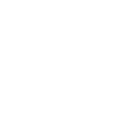
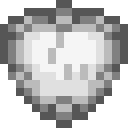
Two versions of the same layered image (128x128). Layer-by-layer changes:
added layer "_shield_binding.png" above "_spider_binding.png" over (0, 0, 128, 128)
added layer "_shield_face" above "_demon_edge.png" over (24, 16, 112, 112)
added layer "_shield_edge.png" above "_squared_edge.png" over (0, 0, 128, 128)
added layer "_shield_plate_broken" above "_glass_plate" over (16, 16, 112, 112)
added layer "_shield_plate" over (16, 16, 112, 112)
